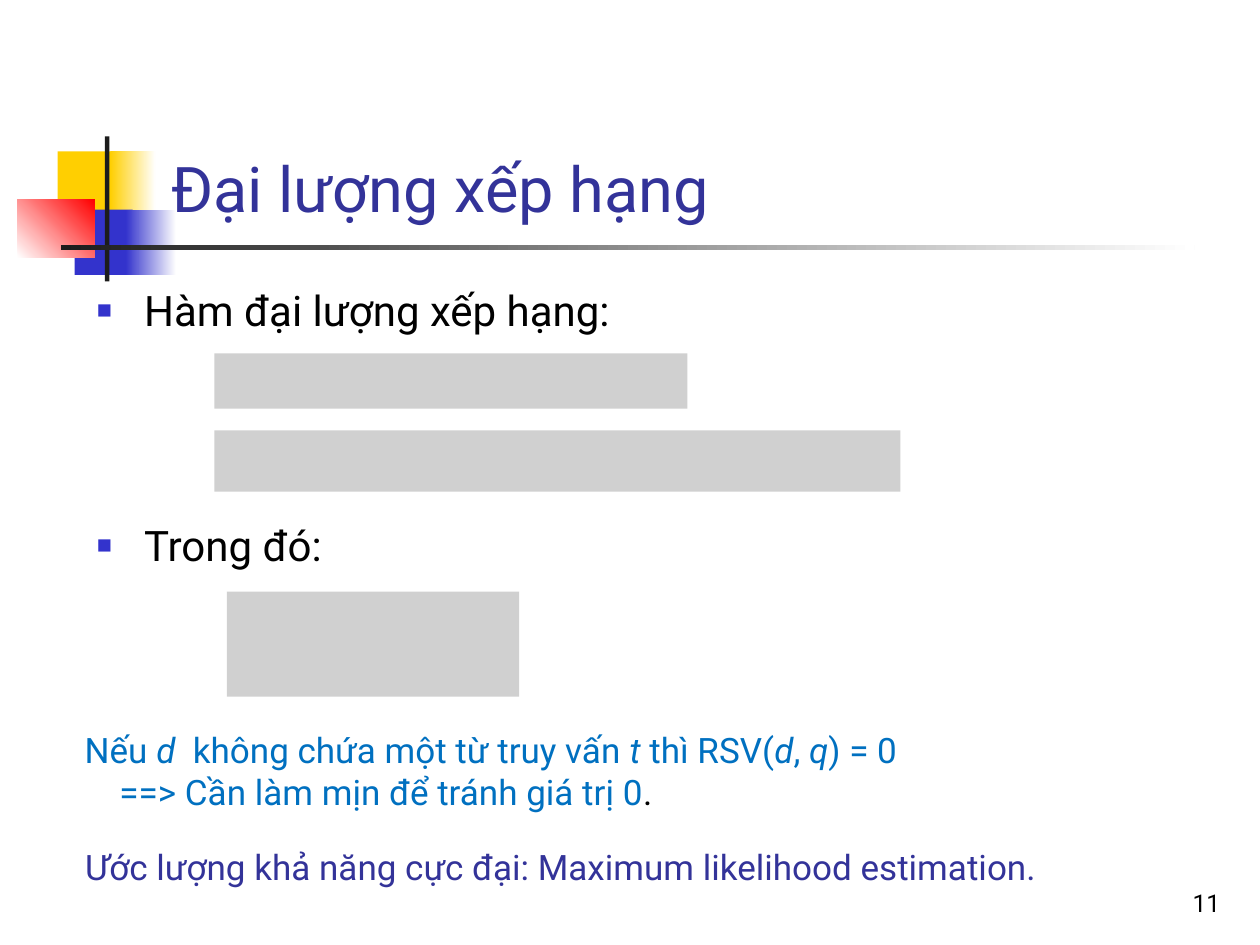
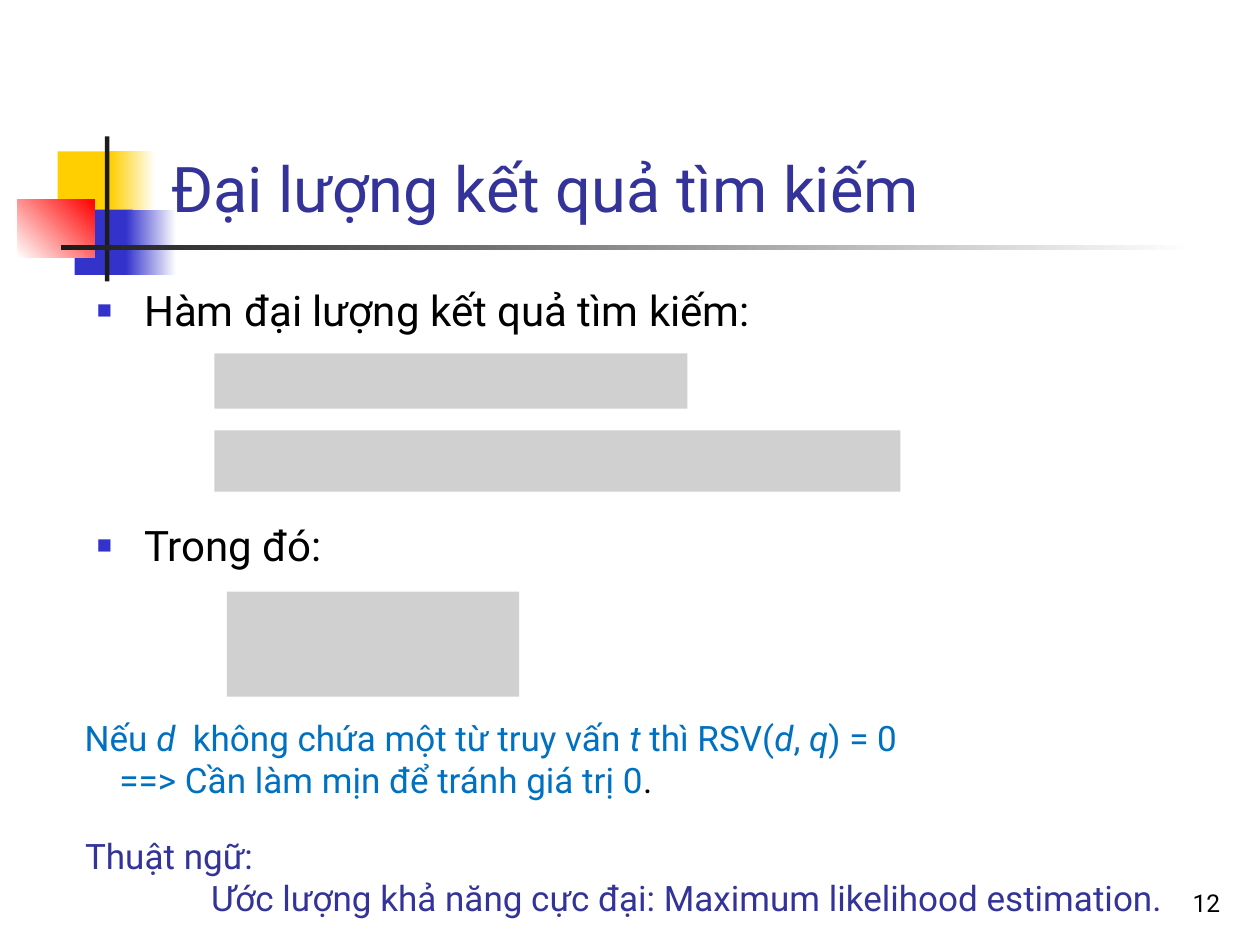
Before and after one commit to bangoc/IT4853, a slide deck: slide 12 of Bài 6 Mô hình ngôn ngữ.pptx (slide 11 before the commit). Drawn at 1260x945 pixels with LibreOffice and Linux fonts; fonts in the diff are those of the drawing; grey boxes stand for pictures. Boxes give left, top, right and bottom in pixels: in the first picture for what was removed or moved away, otherwise in the second. Text is boxed around its words. In the diff, an @@ line names an element or a change of style, - is before the commit and + after.

```diff
--- a/Bài 6 Mô hình ngôn ngữ.pptx
+++ b/Bài 6 Mô hình ngôn ngữ.pptx
@@ title at <box>171,160,919,225</box>: text changed @@
-Đại lượng xếp hạng
+Đại lượng kết quả tìm kiếm
@@ text at <box>144,291,750,335</box>: text changed @@
-■ Hàm đại lượng xếp hạng:
+■ Hàm đại lượng kết quả tìm kiếm:
@@ text "Nếu d không chứa một ...": place and size @@
-text "Nếu d không chứa một ..." at <box>85,734,897,813</box>
+text "Nếu d không chứa một ..." at <box>85,722,897,801</box>
@@ text "Thuật ngữ:": place and size @@
-text "Thuật ngữ:" at <box>85,851,1036,888</box>
+text "Thuật ngữ:" at <box>85,842,1162,919</box>
@@ text at <box>85,842,253,877</box>: paragraph added @@
+Thuật ngữ:
@@ page number at <box>1193,894,1221,912</box>: text changed @@
-11
+12
```
Also in this commit, not shown: 9 other slides changed, 1 slide added.
